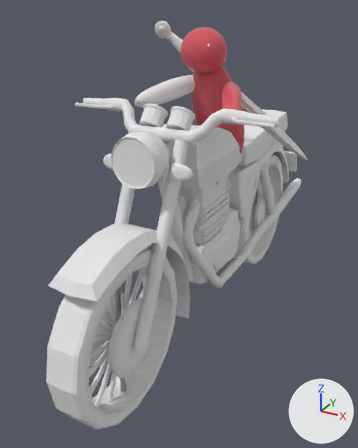
Two versions of the OBJ model Resources/bikst/bikst.obj, one commit apart.
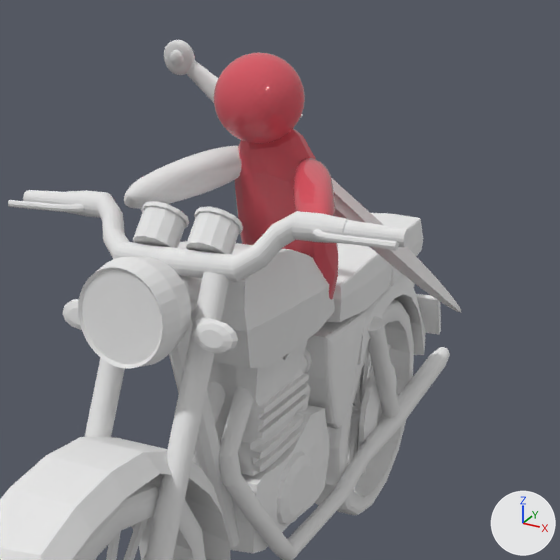
Each version is shown whole from a 50 mm camera at (3.19, -5.79, 4.24) aimed at (-0.38, 0.69, 1.0), then close up on the part from 20% to 100% of the width and 0% to 64% of the height. Arrows for +X, +Y and +Z are at lower right; the lights stay in place. Where no turn or scale is listed for an object, it has been applied to the vertices.

Before the edit, the objects in view are built like this:
```python
me_rear_wheel_inside_cylinder_001 = bpy.data.meshes.new('Rear_wheel_inside_Cylinder.001')
me_rear_wheel_inside_cylinder_001.from_pydata(...)  # 112 vertices, 196 faces; spans x -0.06..0.03, y 2.27..4.2, z -0.59..1.36
me_rear_wheel_inside_cylinder_001.materials.append(mat_exhaust_001)  # white #e7e7e7
me_球_球_001 = bpy.data.meshes.new('球_球.001')
me_球_球_001.from_pydata(...)  # 2882 vertices, 5760 faces; spans x -0.327..0.327, y 0.417..0.997, z 3.372..3.982
me_球_球_001.materials.append(mat_none)  # picture img_player_png
me_立方体_005 = bpy.data.meshes.new('立方体.005')
me_立方体_005.from_pydata(...)  # 146 vertices, 288 faces; spans x -0.38..0.4, y 0.77..1.69, z 1.86..3.49
me_立方体_005.materials.append(mat_none)  # picture img_player_png
me_立方体_006 = bpy.data.meshes.new('立方体.006')
me_立方体_006.from_pydata(...)  # 578 vertices, 1152 faces; spans x 0.254..0.858, y -0.078..0.973, z 2.914..3.283
me_立方体_006.materials.append(mat_none)  # picture img_player_png
ob_rear_wheel_inside_cylinder_001 = bpy.data.objects.new('Rear_wheel_inside_Cylinder.001', me_rear_wheel_inside_cylinder_001)
ob_rear_wheel_inside_cylinder_001.location = (0.0, 0.0, 0.0)
ob_球_球_001 = bpy.data.objects.new('球_球.001', me_球_球_001)
ob_球_球_001.location = (0.0, 0.0, 0.0)
ob_立方体_005 = bpy.data.objects.new('立方体.005', me_立方体_005)
ob_立方体_005.location = (0.0, 0.0, 0.0)
ob_立方体_006 = bpy.data.objects.new('立方体.006', me_立方体_006)
ob_立方体_006.location = (0.0, 0.0, 0.0)
# also in view: 'rea_bumper_right_Cylinder.001' at (0.31, 2.98, 0.99); 'Licence_plate_Cube.001' at (-0.02, 4.5, 1.16); 'Main_shaft_Cylinder.001' at (-0.01, -0.1, 1.41); 'Front_wheel_Cylinder.001' at (0.01, -1.56, 0.43); 'Steering_Cylinder.001' at (0.01, -0.34, 2.89)
```
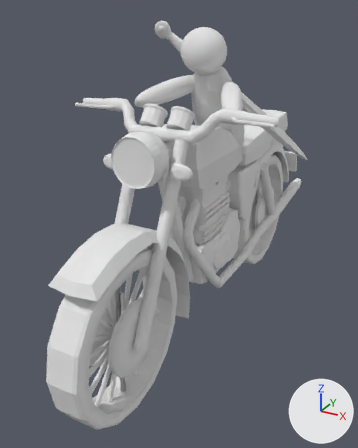
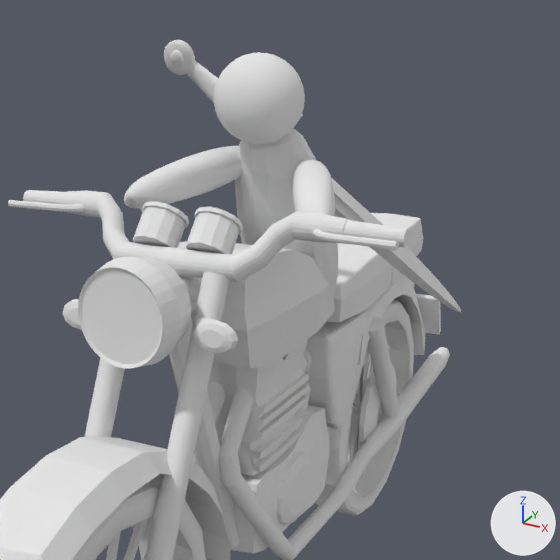
The change, as a diff of the scene's bpy script:
```diff
--- a/Resources/bikst/bikst.obj.py
+++ b/Resources/bikst/bikst.obj.py
@@ me_球_球_001 @@
 me_球_球_001.from_pydata(...)  # 2882 vertices, 5760 faces; spans x -0.327..0.327, y 0.417..0.997, z 3.372..3.982
-me_球_球_001.materials.append(mat_none)  # picture img_player_png
+me_球_球_001.materials.append(mat_none_001)  # white #e7e7e7
@@ me_立方体_005 @@
 me_立方体_005.from_pydata(...)  # 146 vertices, 288 faces; spans x -0.38..0.4, y 0.77..1.69, z 1.86..3.49
-me_立方体_005.materials.append(mat_none)  # picture img_player_png
+me_立方体_005.materials.append(mat_none_001)  # white #e7e7e7
@@ me_立方体_006 @@
 me_立方体_006.from_pydata(...)  # 578 vertices, 1152 faces; spans x 0.254..0.858, y -0.078..0.973, z 2.914..3.283
-me_立方体_006.materials.append(mat_none)  # picture img_player_png
+me_立方体_006.materials.append(mat_none_001)  # white #e7e7e7
```

Boxes [x1, y1, x2, y2] around the edits, measured in the close-ups (560 x 560 px):
'立方体.005', recoloured (brown to grey): [235, 128, 338, 300] in both
'球_球.001', recoloured (red to grey): [214, 52, 305, 144] in both
'立方体.006', recoloured (red to white): [293, 158, 335, 216] in both
